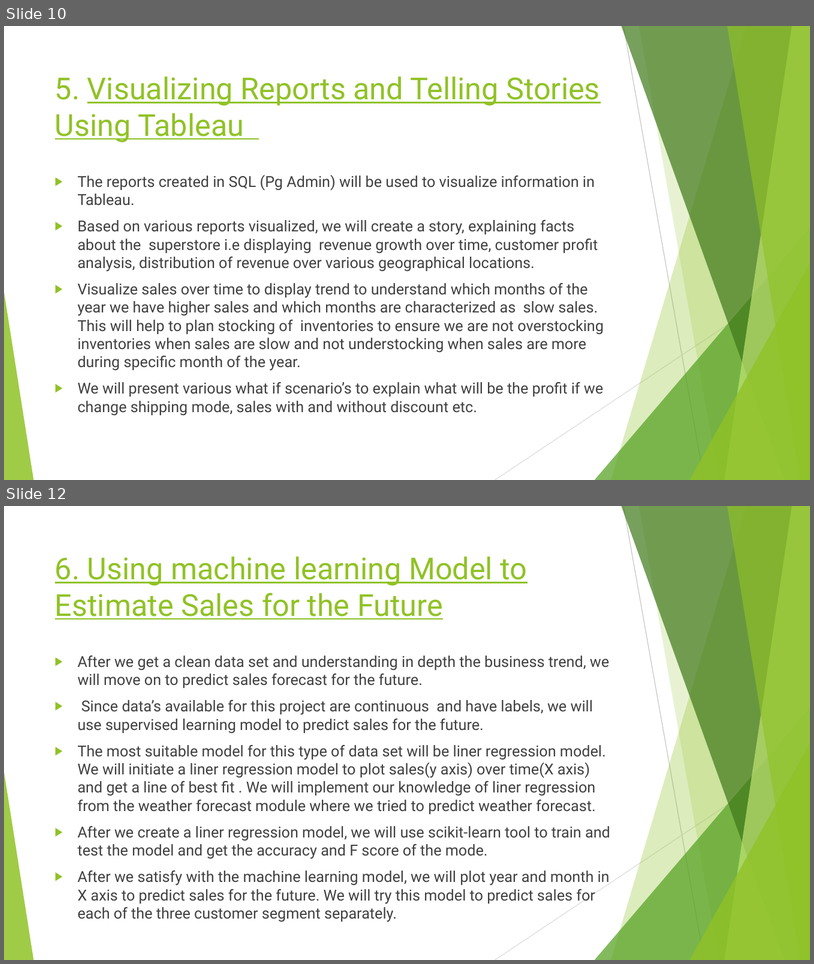
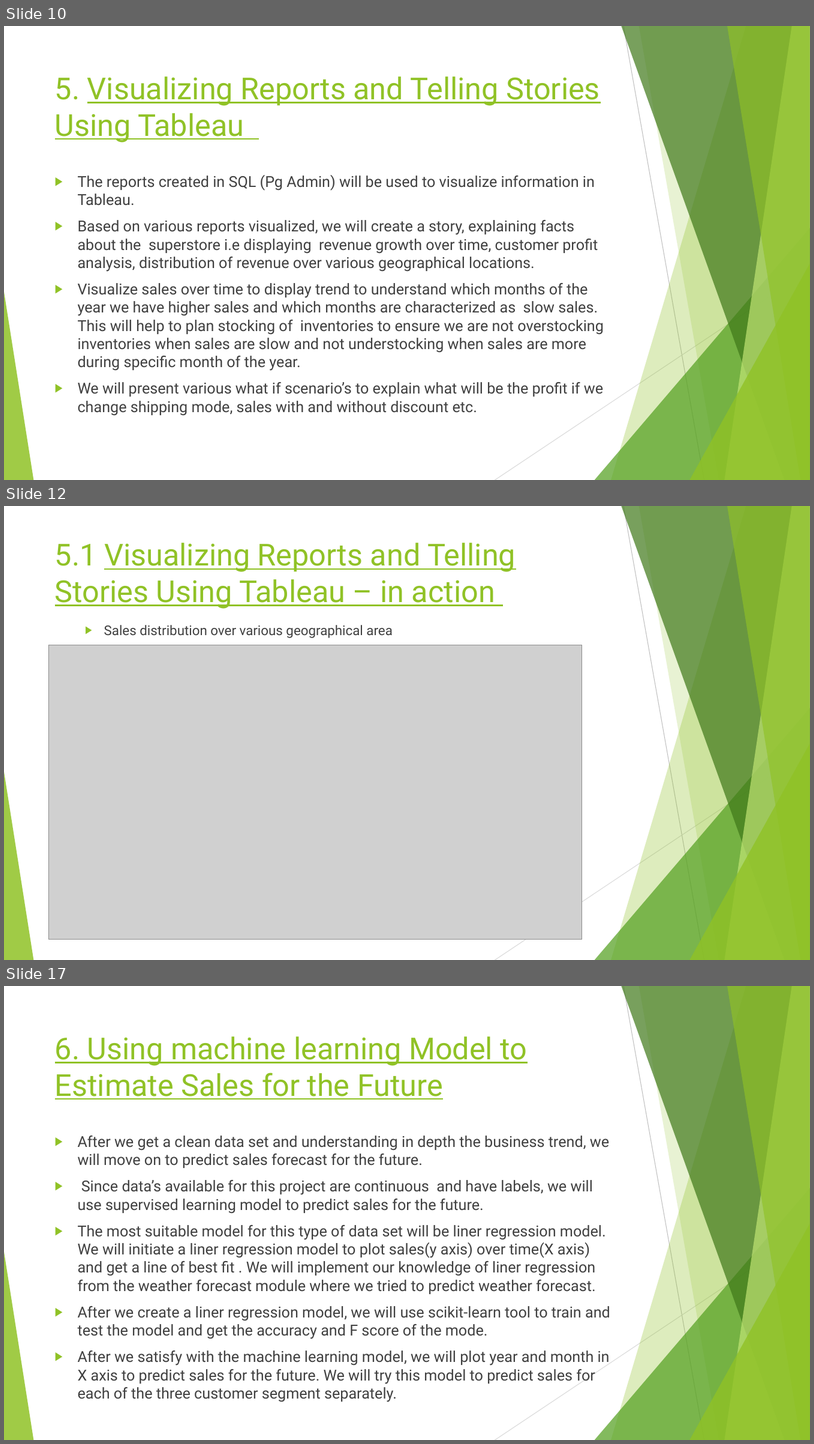
Before and after one commit to rubadhanaraj/Final_project, a slide deck: Project details.pptx. Shown one above the other, each under a label of ours: slides 10 and 12 before the commit, slides 10, 12 and 17 after it; the slides between them are not shown. The pictures are 814x964 and 814x1444 pixels, drawn with LibreOffice and Linux fonts; fonts in the diff are those of the drawing; grey boxes stand for pictures. Boxes give left, top, right and bottom in pixels: in the first picture for what was removed or moved away, otherwise in the second. Text is boxed around its words. In the diff, an @@ line names an element or a change of style, - is before the commit and + after.

```diff
--- a/Project details.pptx
+++ b/Project details.pptx
@@ slide 12 added at [4, 506, 810, 960], background #FFFFFF; not listed: 10 template elements that a slide beside it also shows @@
@@ title added at [55, 543, 516, 609], 36 pt, text #90C226, underline @@
+5.1 Visualizing Reports and Telling Stories Using Tableau – in action
@@ text added at [104, 625, 393, 638], 16 pt, text #404040 @@
+  ▶ Sales distribution over various geographical area
@@ picture added at [49, 645, 582, 939] @@
@@ what was slide 12 is now slide 17 @@
```
Also in this commit, not shown: 2 slides changed, 4 other slides added.
